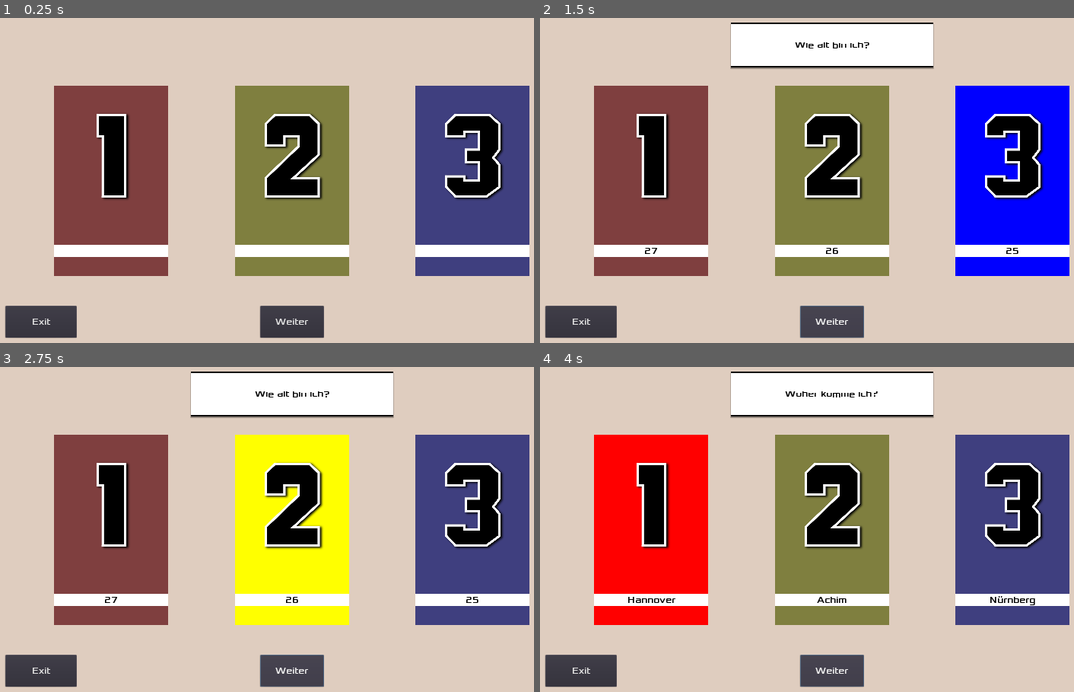
Above: before the commit, frames 1-4 (two rows, left to right).
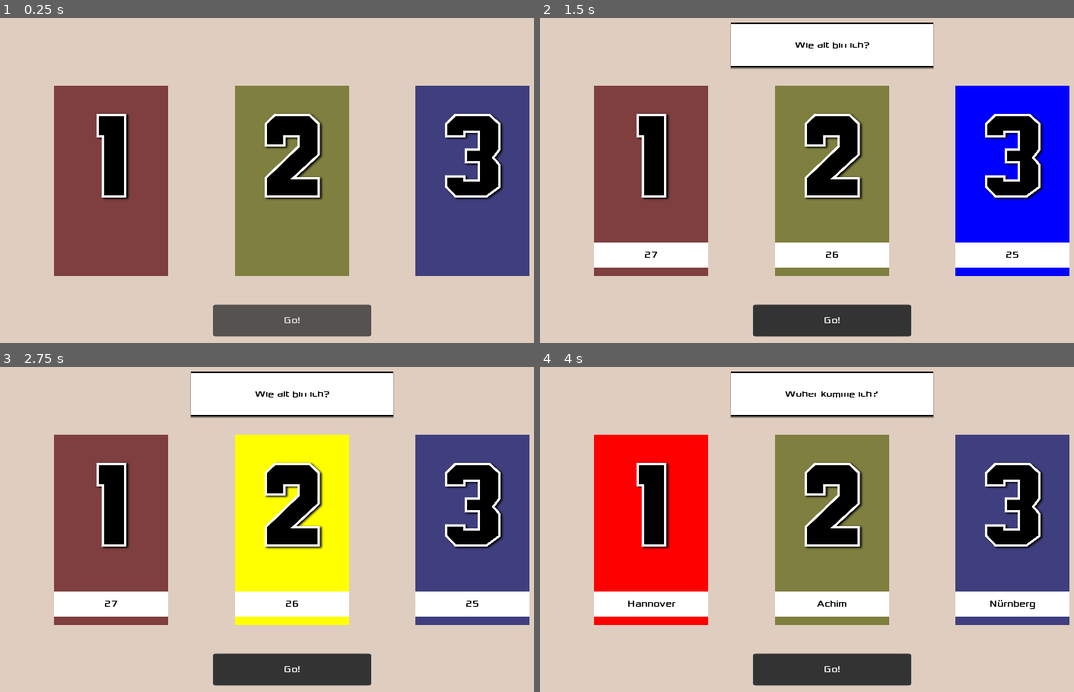
Above: after the commit, the same moments.

Repository: independens/1-2-oder-3
Game: Godot game, scene res://Main.tscn
Same seed, same stepped clock (60 frames per second), same inputs: the game is played once before the commit and once after it.
Inputs:
- Up to frame 1 (0.25 s): no input
- Up to frame 2 (1.5 s): click "Weiter" (after the commit: "Go!") at 0.5 s; click "Weiter" (after the commit: "Go!") at 1.25 s
- Up to frame 3 (2.75 s): click "Weiter" (after the commit: "Go!") at 2 s
- Up to frame 4 (4 s): tap Enter at 2.75 s; tap Space at 3.5 s

The runs differ from the first frame. In frame 1, 6.4% of the frame differs, in the area x 0-100%, y 69-99%; in frame 2, 6.9%; in frame 3, 6.9%; in frame 4, 7.1%.

Commit message:
improve ui

Diff:
--- a/AnswerOption.gd
+++ b/AnswerOption.gd
@@ -8,6 +8,10 @@
 export var number: int = 1
 
 func _process(delta):
+	if text == "":
+		$Text.hide()
+	else:
+		$Text.show()
 	$Text.set_text(text)
 	$Background.set_frame_color(_get_color())
 	$Sprite.set_texture(number_texture)
--- a/AnswerOption.tscn
+++ b/AnswerOption.tscn
@@ -56,9 +56,11 @@
 texture = ExtResource( 4 )
 
 [node name="Text" type="Label" parent="."]
-margin_top = 501.0
+margin_top = 493.0
 margin_right = 360.0
-margin_bottom = 539.0
+margin_bottom = 573.0
+size_flags_horizontal = 5
+size_flags_vertical = 14
 custom_styles/normal = ExtResource( 3 )
 custom_fonts/font = ExtResource( 2 )
 custom_colors/font_color = Color( 0, 0, 0, 1 )
@@ -75,5 +77,5 @@
 position = Vector2( 179.875, 276.942 )
 scale = Vector2( 0.662818, 0.662818 )
 frames = SubResource( 1 )
-frame = 23
+frame = 21
 playing = true
--- /dev/null
+++ b/Button.tres
@@ -0,0 +1,8 @@
+[gd_resource type="StyleBoxFlat" format=2]
+
+[resource]
+bg_color = Color( 0.203922, 0.203922, 0.203922, 0.803922 )
+corner_radius_top_left = 8
+corner_radius_top_right = 8
+corner_radius_bottom_right = 8
+corner_radius_bottom_left = 8
--- /dev/null
+++ b/ButtonActive.tres
@@ -0,0 +1,8 @@
+[gd_resource type="StyleBoxFlat" format=2]
+
+[resource]
+bg_color = Color( 0.203922, 0.203922, 0.203922, 1 )
+corner_radius_top_left = 8
+corner_radius_top_right = 8
+corner_radius_bottom_right = 8
+corner_radius_bottom_left = 8
--- a/Main.tscn
+++ b/Main.tscn
@@ -1,12 +1,14 @@
-[gd_scene load_steps=11 format=2]
+[gd_scene load_steps=13 format=2]
 
 [ext_resource path="res://font.tres" type="DynamicFont" id=1]
 [ext_resource path="res://Main.gd" type="Script" id=2]
+[ext_resource path="res://Button.tres" type="StyleBox" id=3]
 [ext_resource path="res://DMX Control.gd" type="Script" id=4]
 [ext_resource path="res://Numbers/1.png" type="Texture" id=5]
 [ext_resource path="res://AnswerOption.tscn" type="PackedScene" id=6]
 [ext_resource path="res://Numbers/3.png" type="Texture" id=7]
 [ext_resource path="res://Numbers/2.png" type="Texture" id=8]
+[ext_resource path="res://ButtonActive.tres" type="StyleBox" id=9]
 
 [sub_resource type="InputEventAction" id=1]
 action = "ui_accept"
@@ -31,29 +33,21 @@
 
 [node name="CanvasLayer" type="CanvasLayer" parent="."]
 
-[node name="ExitButton" type="Button" parent="CanvasLayer"]
-margin_left = 56.0
-margin_top = 944.0
-margin_right = 280.0
-margin_bottom = 1044.0
-custom_fonts/font = ExtResource( 1 )
-text = "Exit"
-__meta__ = {
-"_edit_use_anchors_": false
-}
-
 [node name="PlayButton" type="Button" parent="CanvasLayer"]
 anchor_left = 0.5
 anchor_top = 1.0
 anchor_right = 0.5
 anchor_bottom = 1.0
-margin_left = -100.0
-margin_top = -136.0
-margin_right = 100.0
-margin_bottom = -36.0
+margin_left = -250.0
+margin_top = -140.0
+margin_right = 250.0
+margin_bottom = -40.0
+custom_styles/hover = ExtResource( 9 )
+custom_styles/pressed = ExtResource( 9 )
+custom_styles/normal = ExtResource( 3 )
 custom_fonts/font = ExtResource( 1 )
 shortcut = SubResource( 2 )
-text = "Weiter"
+text = "Go!"
 __meta__ = {
 "_edit_use_anchors_": false
 }
@@ -111,5 +105,4 @@
 [node name="Timer" type="Timer" parent="."]
 wait_time = 0.35
 
-[connection signal="pressed" from="CanvasLayer/ExitButton" to="." method="_on_Button_pressed"]
 [connection signal="pressed" from="CanvasLayer/PlayButton" to="." method="_on_Button2_pressed"]
